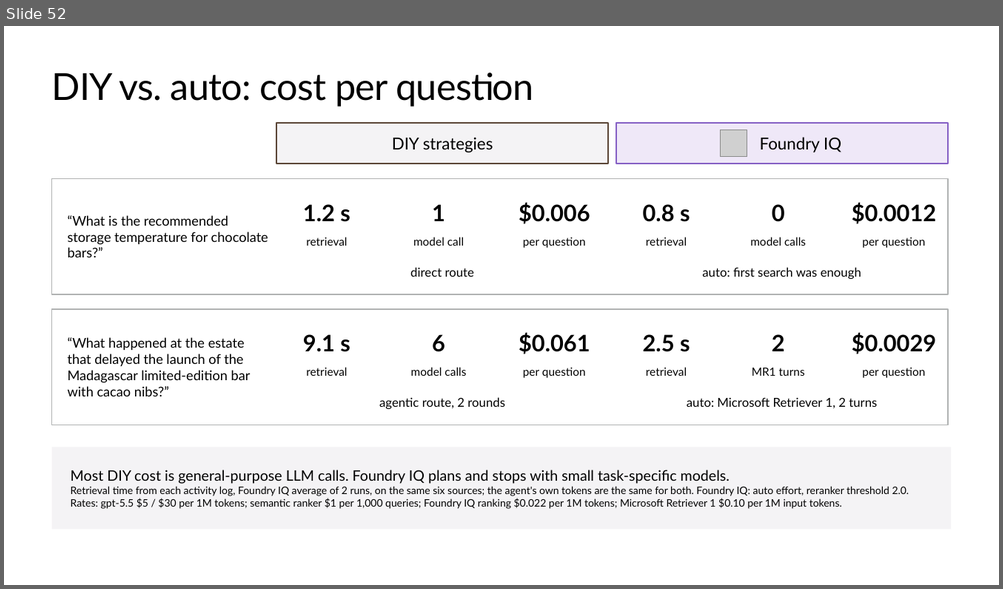
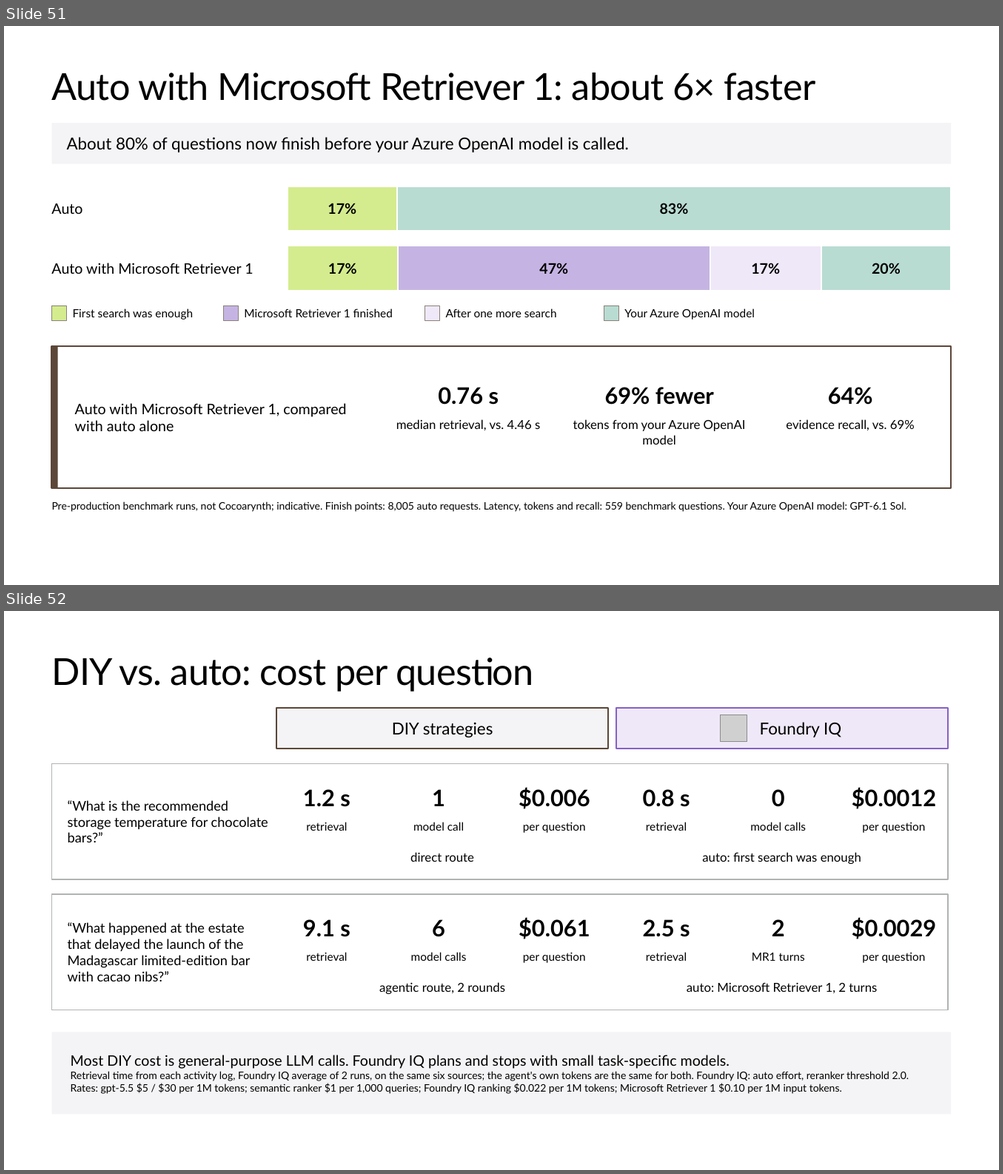
Before and after one commit to microsoft/ignite26-BRK300-building-agentic-retrieval-from-diy-to-foundry-iq, a slide deck: IgniteBRK300-WorkingDeck.pptx. Shown one above the other, each under a label of ours: slide 52 before the commit, slides 51 and 52 after it. The pictures are 1003x589 and 1003x1174 pixels, drawn with LibreOffice and Linux fonts; fonts in the diff are those of the drawing; grey boxes stand for pictures; background and template pictures are left out. Boxes give left, top, right and bottom in pixels: in the first picture for what was removed or moved away, otherwise in the second. Text is boxed around its words. In the diff, an @@ line names an element or a change of style, - is before the commit and + after.

```diff
--- a/IgniteBRK300-WorkingDeck.pptx
+++ b/IgniteBRK300-WorkingDeck.pptx
@@ slide 51 added at (x1=4, y1=26, x2=999, y2=585), background #FFFFFF @@
@@ title added at (x1=52, y1=73, x2=816, y2=101), 36 pt, text #000000 @@
+Auto with Microsoft Retriever 1: about 6× faster
@@ rectangle added at (x1=52, y1=123, x2=950, y2=164), fill #F4F3F5, 16 pt, text #000000 @@
+About 80% of questions now finish before your Azure OpenAI model is called.
@@ rectangle added at (x1=287, y1=187, x2=397, y2=231), fill #D4EC8E, outline #FFFFFF 1.5 pt, 14 pt, text #000000, bold @@
+17%
@@ rectangle added at (x1=397, y1=187, x2=950, y2=231), fill #B9DCD2, outline #FFFFFF 1.5 pt, 14 pt, text #000000, bold @@
+83%
@@ text added at (x1=51, y1=204, x2=82, y2=214), 14 pt, text #000000 @@
+Auto
@@ rectangle added at (x1=287, y1=246, x2=398, y2=291), fill #D4EC8E, outline #FFFFFF 1.5 pt, 14 pt, text #000000, bold @@
+17%
@@ rectangle added at (x1=398, y1=246, x2=711, y2=291), fill #C5B4E3, outline #FFFFFF 1.5 pt, 14 pt, text #000000, bold @@
+47%
@@ rectangle added at (x1=710, y1=246, x2=820, y2=291), fill #EFE8F8, outline #FFFFFF 1.5 pt, 14 pt, text #000000, bold @@
+17%
@@ rectangle added at (x1=821, y1=246, x2=950, y2=291), fill #B9DCD2, outline #FFFFFF 1.5 pt, 14 pt, text #000000, bold @@
+20%
@@ text added at (x1=51, y1=263, x2=253, y2=274), 14 pt, text #000000 @@
+Auto with Microsoft Retriever 1
@@ rectangle added at (x1=52, y1=306, x2=67, y2=321), fill #D4EC8E, outline #8C8279 0.5 pt @@
@@ text added at (x1=73, y1=309, x2=193, y2=320), 11 pt, text #000000 @@
+First search was enough
@@ rectangle added at (x1=223, y1=306, x2=239, y2=321), fill #C5B4E3, outline #8C8279 0.5 pt @@
@@ text added at (x1=244, y1=309, x2=392, y2=318), 11 pt, text #000000 @@
+Microsoft Retriever 1 finished
@@ rectangle added at (x1=425, y1=306, x2=440, y2=321), fill #EFE8F8, outline #8C8279 0.5 pt @@
@@ text added at (x1=446, y1=309, x2=557, y2=318), 11 pt, text #000000 @@
+After one more search
@@ rectangle added at (x1=604, y1=306, x2=619, y2=321), fill #B9DCD2, outline #8C8279 0.5 pt @@
@@ text added at (x1=624, y1=309, x2=754, y2=320), 11 pt, text #000000 @@
+Your Azure OpenAI model
@@ rectangle added at (x1=52, y1=347, x2=950, y2=488), fill #FFFFFF, outline #5C4738 1.5 pt @@
@@ rectangle added at (x1=52, y1=347, x2=58, y2=488), fill #5C4738 @@
@@ text added at (x1=438, y1=387, x2=499, y2=405), 22 pt, text #000000, bold @@
+0.76 s
@@ text added at (x1=605, y1=387, x2=714, y2=405), 22 pt, text #000000, bold @@
+69% fewer
@@ text added at (x1=828, y1=387, x2=873, y2=405), 22 pt, text #000000, bold @@
+64%
@@ text added at (x1=75, y1=403, x2=346, y2=432), 14 pt, text #000000 @@
+Auto with Microsoft Retriever 1, compared with auto alone
@@ text added at (x1=396, y1=420, x2=540, y2=431), 12 pt, text #000000 @@
+median retrieval, vs. 4.46 s
@@ text added at (x1=573, y1=420, x2=745, y2=445), 12 pt, text #000000 @@
+tokens from your Azure OpenAI model
@@ text added at (x1=785, y1=420, x2=914, y2=431), 12 pt, text #000000 @@
+evidence recall, vs. 69%
@@ text added at (x1=52, y1=502, x2=906, y2=512), 10 pt, text #000000 @@
+Pre-production benchmark runs, not Cocoarynth; indicative. Finish points: 8,005 auto requests. Latency, tokens and recall: 559 benchmark questions. Your Azure OpenAI model: GPT-6.1 Sol.
```
Also in this commit, not shown: 4 slides changed, 2 other slides added, 3 slides removed, 1 other file.
